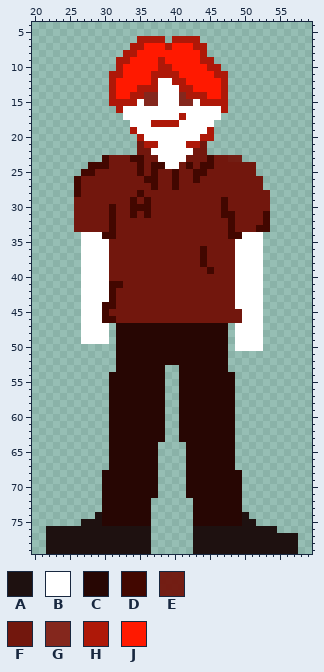
One commit to this sprite sheet: hider2.png. Above is the file before it was changed.
The file is 80x80 pixels. Pixels under 10% opacity are left out. Colours within 5 levels of each other are drawn and written as one. Shown: x 20..59, y 4..79.
Palette (. is transparent): A #1e1110  B #ffffff  C #270603  D #420700  E #72170df5  F #72170d  G #84271d  H #ae1808  J #ff1900
Pixels before, first column x 22:
 6 .............HHHH.HHHH..............
 7 ............HHJJJHJJJHH.............
 8 ...........HHJJJJJJJJJH.............
 9 ..........HHJJJJHJJJJJHH............
10 ..........HJJJJJHHJJJJJHH...........
11 .........HHJJJJHHHHJJJJJHH..........
12 .........HJJJJJHBBHHJJJJJH..........
13 .........HJJJHHHBBBHHJJJJH..........
14 .........HJJHHGGBBBGHHHJJH..........
15 .........HHHHBGGBBBGGBHHHH..........
16 ..........HBBBBBBBBBBBBBBH..........
17 ...........BBBBBBBBHBBBBB...........
18 ............BBBHHHHBBBBB............
19 ............HBBBBBBBBBBH............
20 .............HBBBBBBBBHH............
21 .............FHHBBBBHHF.............
22 .............FFBBBBBBFF.............
23 ........DFFFDDFFBBBBFFFDFFEE........
24 ......DDDFFFFDFDDBBFDFDDFFFFFF......
25 .....DDFFFFFFDFDFFDFFDDFFFFFFF......
26 ....DFFFFFFFFFDDFFDFFDFFFFFFFFF.....
27 ....DFFFFFFFFFFDFFDFFFFFFFFFFFF.....
28 ....DFFFFFFFFDFFFFFFFFFFFFFFFFFF....
29 ....FFFFFFFFDFDFFFFFFFFFFDFFFFFF....
30 ....FFFFFDFFDDDFFFFFFFFFFDFFFFFF....
31 ....FFFFFDFFDFDFFFFFFFFFFDDFFFFD....
32 ....FFFFFDFFFFFFFFFFFFFFFFDFFFFD....
33 ....FFFFFDFFFFFFFFFFFFFFFFDFFFDD....
34 .....BBBDDFFFFFFFFFFFFFFFFDDBBB.....
35 .....BBBBFFFFFFFFFFFFFFFFFFBBBB.....
36 .....BBBBFFFFFFFFFFFFFDFFFFBBBB.....
37 .....BBBBFFFFFFFFFFFFFDFFFFBBBB.....
38 .....BBBBFFFFFFFFFFFFFDFFFFBBBB.....
39 .....BBBBFFFFFFFFFFFFFFDFFFBBBB.....
40 .....BBBBFFFFFFFFFFFFFFFFFFBBBB.....
41 .....BBBBDDFFFFFFFFFFFFFFFFBBBB.....
42 .....BBBBDFFFFFFFFFFFFFFFFFBBBB.....
43 .....BBBBDFFFFFFFFFFFFFFFFFBBBB.....
44 .....BBBDDFFFFFFFFFFFFFFFFFBBBB.....
45 .....BBBDFFFFFFFFFFFFFFFFFFFBBB.....
46 .....BBBDDFFFFFFFFFFFFFFFFFFBBB.....
47 .....BBBB.CCCCCCCCCCCCCCCC.BBBB.....
48 .....BBBB.CCCCCCCCCCCCCCCC.BBBB.....
49 .....BBBB.CCCCCCCCCCCCCCCC.BBBB.....
50 ..........CCCCCCCCCCCCCCCC.BBBB.....
51 ..........CCCCCCCCCCCCCCCC..........
52 ..........CCCCCCCCCCCCCCCC..........
53 ..........CCCCCCC..CCCCCCC..........
54 .........CCCCCCCC..CCCCCCCC.........
55 .........CCCCCCCC..CCCCCCCC.........
56 .........CCCCCCCC..CCCCCCCC.........
57 .........CCCCCCCC..CCCCCCCC.........
58 .........CCCCCCCC..CCCCCCCC.........
59 .........CCCCCCCC..CCCCCCCC.........
60 .........CCCCCCCC..CCCCCCCC.........
61 .........CCCCCCCC..CCCCCCCC.........
62 .........CCCCCCCC..CCCCCCCC.........
63 .........CCCCCCCC..CCCCCCCC.........
64 .........CCCCCCC....CCCCCCC.........
65 .........CCCCCCC....CCCCCCC.........
66 .........CCCCCCC....CCCCCCC.........
67 .........CCCCCCC....CCCCCCC.........
68 ........CCCCCCCC....CCCCCCCC........
69 ........CCCCCCCC....CCCCCCCC........
70 ........CCCCCCCC....CCCCCCCC........
71 ........CCCCCCCC....CCCCCCCC........
72 ........CCCCCCC......CCCCCCC........
73 ........CCCCCCC......CCCCCCC........
74 .......ACCCCCCC......CCCCCCCA.......
75 .....AAACCCCCCC......CCCCCCCAA......
76 AAAAAAAAAAAAAAA......AAAAAAAAAAAA...
77 AAAAAAAAAAAAAAA......AAAAAAAAAAAAAAA
78 AAAAAAAAAAAAAAA......AAAAAAAAAAAAAAA
79 AAAAAAAAAAAAAAA......AAAAAAAAAAAAAAA
The same view after the edit:
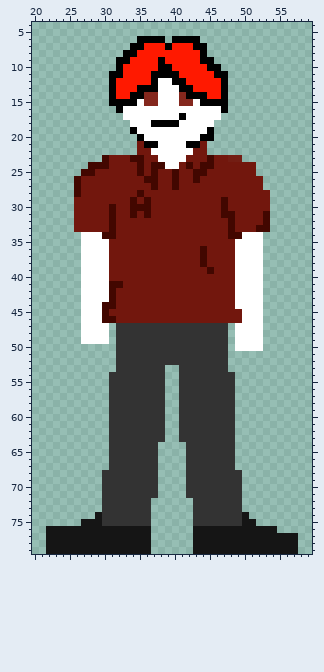
Changes in this commit:
Colour A changes from #1e1110 to #151515.
Colour C changes from #270603 to #333333.
Colour H changes from #ae1808 to #000000.
Where, in picture pixels (left, top, right, bottom), the same in both pictures:
changed: (109, 36, 228, 148)
changed: (46, 323, 298, 554)
